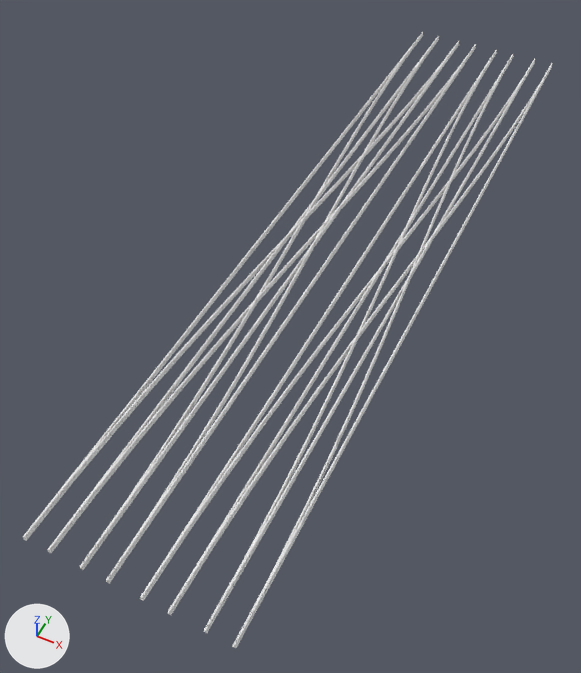
Two versions of the OBJ model Resources/Meshes/18m/Station_Node_Rail.obj, one commit apart.
Both versions are drawn from a camera (50 mm lens) standing at (16.4, -44.8, 41.6) and looking at (-2.2, -7.6, -4.9). Arrows for +X, +Y and +Z are at lower left; the lights stay in place. Materials are left out; every surface is plain grey. Where no turn or scale is listed for an object, it has been applied to the vertices.

Objects in the first picture: 'Station_Node_Rail'.
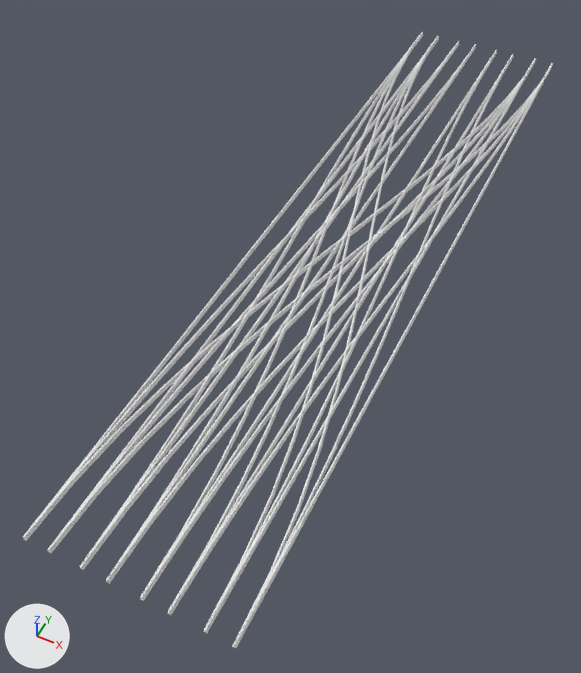
Boxes (x1, y1, x2, y2) around the edits, measured in the pictures (581 x 673 px):
part 1 of me_station_node_rail, added
    after: (140, 32, 422, 632)
part 2 of me_station_node_rail, added
    after: (168, 36, 438, 646)
part 3 of me_station_node_rail, added
    after: (24, 59, 536, 570)
part 4 of me_station_node_rail, added
    after: (49, 63, 553, 582)

The change, as a list of edits to the scene's bpy script:
```text
Change me_station_node_rail:
    used by ob_station_node_rail; location = (0.0, 0.0, 0.0)
    remove me_station_node_rail.from_pydata(...)  # 4082 vertices, 6672 faces; spans x -6.9..6.9, y -32.0..32.0, z 0.0..0.4
    add me_station_node_rail.from_pydata(...)  # 6237 vertices, 10080 faces; spans x -6.9..6.9, y -32.0..32.0, z 0.0..0.4
    me_station_node_rail part 1: a new loose piece of 550 vertices spanning x -6.9..5.1, y -32.0..32.0, z 0.0..0.4
    me_station_node_rail part 2: a new loose piece of 541 vertices spanning x -5.2..6.9, y -32.0..32.0, z 0.0..0.4
    me_station_node_rail part 3: a new loose piece of 532 vertices spanning x -6.9..5.2, y -32.0..32.0, z 0.0..0.4
    me_station_node_rail part 4: a new loose piece of 532 vertices spanning x -5.1..6.9, y -32.0..32.0, z 0.0..0.4
```
